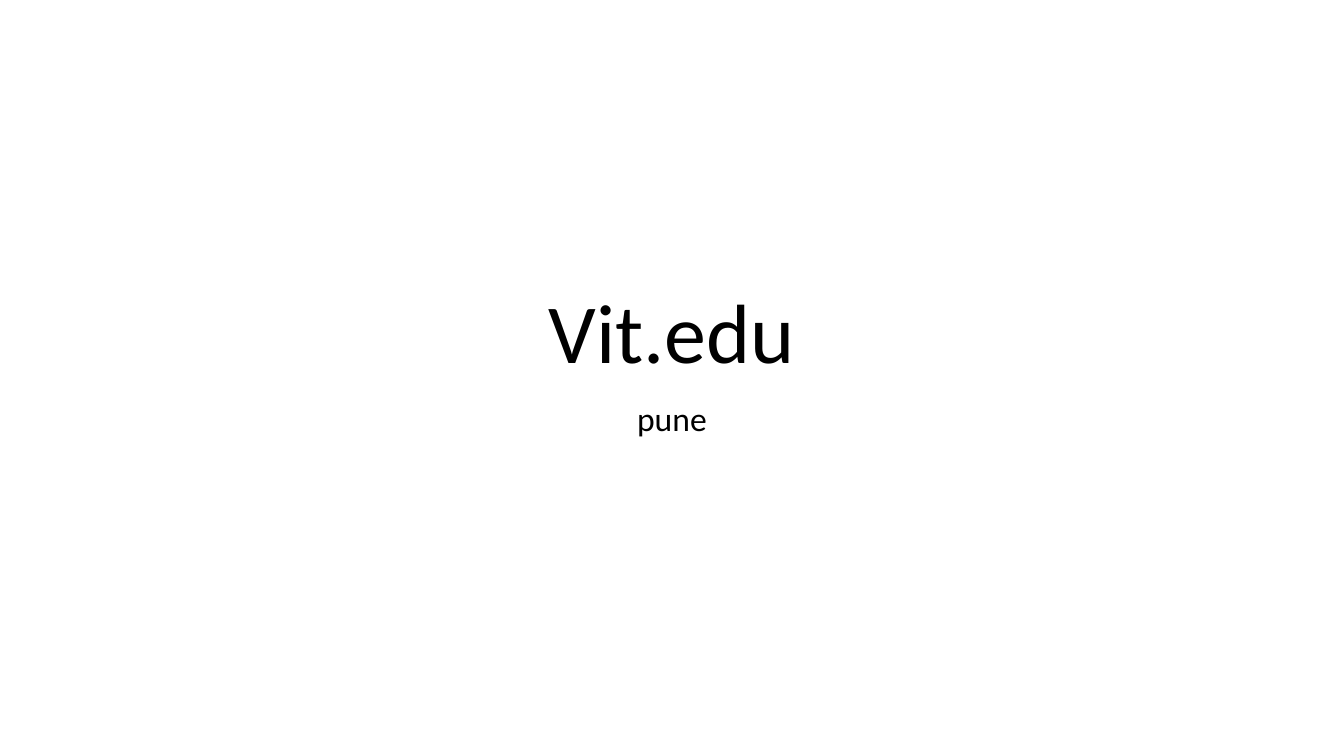
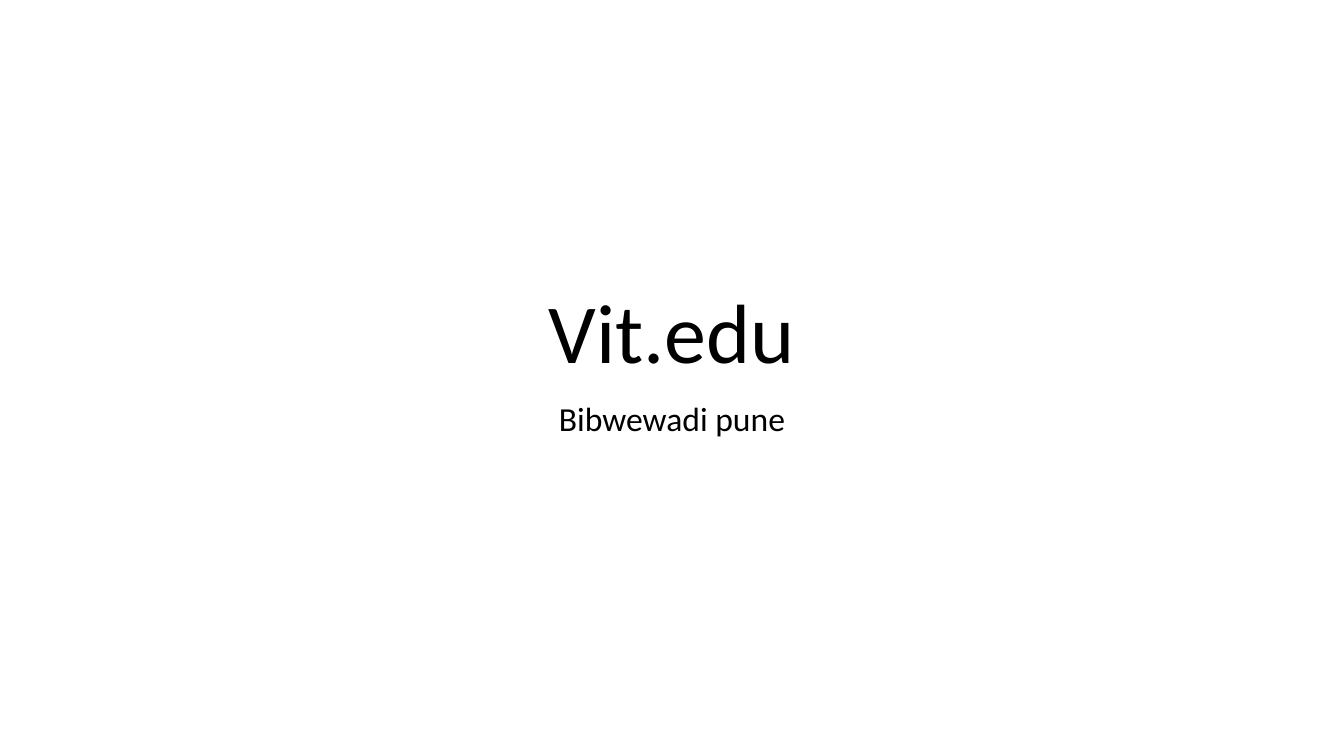
Before and after one commit to vedantzope24/SEM01, a slide deck: slide 1 of vedant.pptx. Drawn at 1344x756 pixels with LibreOffice and Linux fonts; fonts in the diff are those of the drawing. Boxes give left, top, right and bottom in pixels: in the first picture for what was removed or moved away, otherwise in the second. Text is boxed around its words. In the diff, an @@ line names an element or a change of style, - is before the commit and + after.

Commit message:
added locality

```diff
--- a/vedant.pptx
+++ b/vedant.pptx
@@ subtitle at <box>559,407,785,437</box>: text changed @@
-pune
+Bibwewadi pune
```
